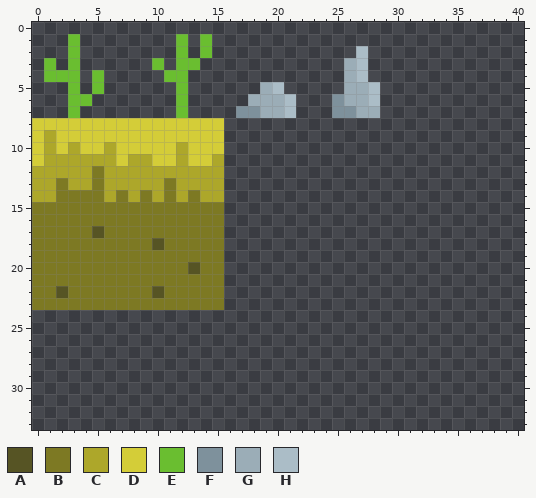
Pixel-art file, stored at Assets/Sprites/ground_test.aseprite. That is the earlier state.
64x64 pixels, 1 frame. Shown: x 0..40, y 0..33.
Palette (. is transparent): A #565424  B #7d7923  C #ada72a  D #d4cd38  E #6abe30  F #7e919c  G #9badb7  H #abbdc7
Pixels before, first column x 0:
 1 ...E........E.E..............
 2 ...E........E.E............H.
 3 .E.E......E.EE............GH.
 4 .EEE.E.....EE.............GH.
 5 ...E.E......E......GH.....GGH
 6 ...EE.......E.....GGGH...FGGH
 7 ...E........E....FFGGH...FFGG
 8 DDDDDDDDDDDDDDDD.............
 9 DCDDDDDDDDDDDDDD.............
10 DCDCDDCDDDDDCDDD.............
11 DCCCCCCDCCDDCDDC.............
12 CCCCCBCCCCCCCCCC.............
13 CCBCCBCCCCCBCCCC.............
14 CCBBBBCBCBCBCBCC.............
15 BBBBBBBBBBBBBBBB.............
16 BBBBBBBBBBBBBBBB.............
17 BBBBBABBBBBBBBBB.............
18 BBBBBBBBBBABBBBB.............
19 BBBBBBBBBBBBBBBB.............
20 BBBBBBBBBBBBBABB.............
21 BBBBBBBBBBBBBBBB.............
22 BBABBBBBBBABBBBB.............
23 BBBBBBBBBBBBBBBB.............
The same view after the edit:
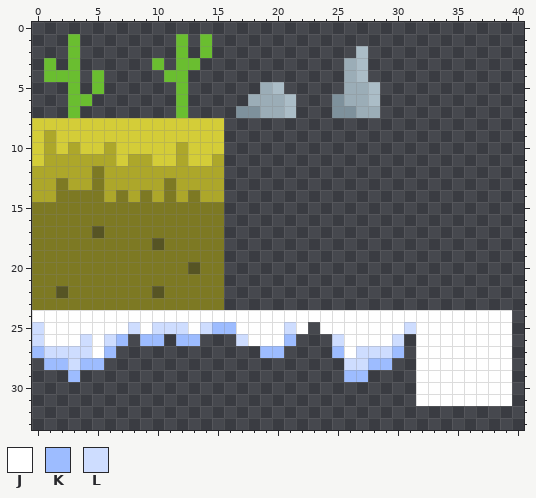
Colours new in this view: J #ffffff  K #9dbcff  L #ceddff
Diff:
Changed rows in their new state; - is an unchanged pixel.
first column x 0:
24 JJJJJJJJJJJJJJJJJJJJJJJJJJJJJJJJJJJJJJJJ
25 LJJJJJJJLJLLLJLKKJJJJLJ-JJJJJJJLJJJJJJJJ
26 LJJJLJLK-KK-KK---LJJJK---LJJJJL-JJJJJJJJ
27 KLLLLJK------------KK----KJLLLK-JJJJJJJJ
28 -KKLKK--------------------LLKK--JJJJJJJJ
29 ---K----------------------KK----JJJJJJJJ
30 --------------------------------JJJJJJJJ
31 --------------------------------JJJJJJJJ
Where, in picture pixels (left, top, right, bottom), the same in both pictures:
added: (32, 310, 512, 406)
